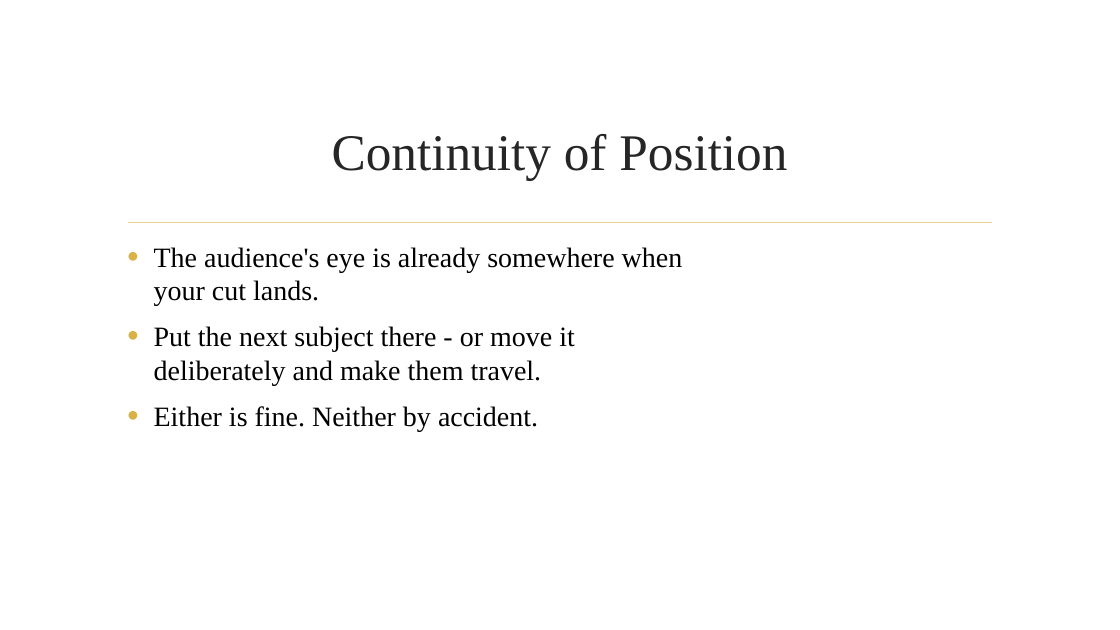
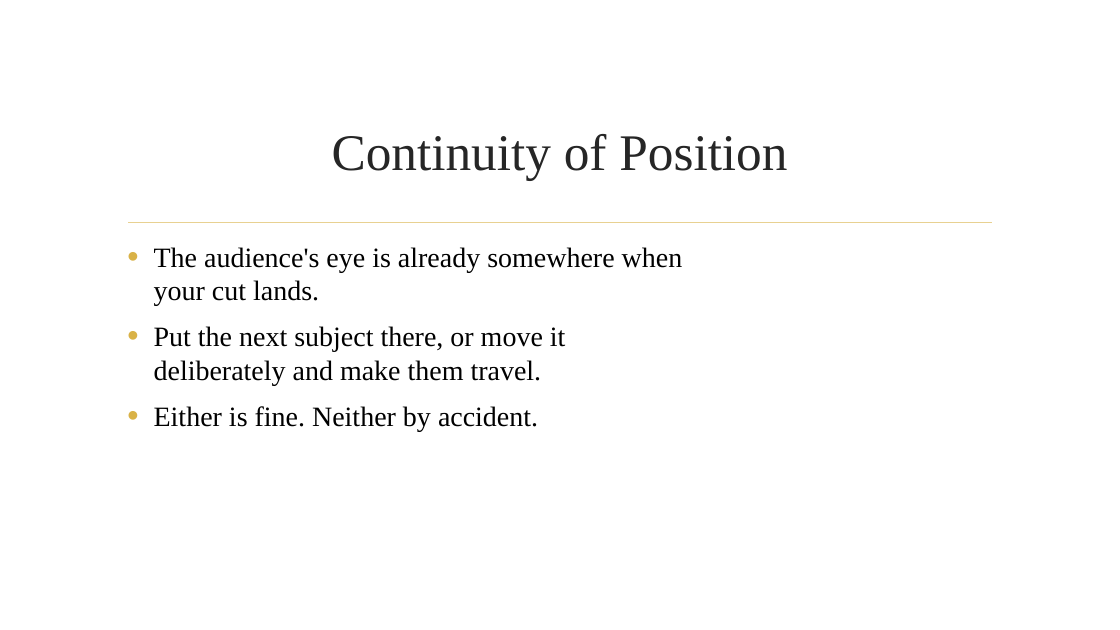
Before and after one commit to dcoes/Classes, a slide deck: slide 20 of Storyboarding/NewLectures/08b_Continuity_The_Cut.pptx. Drawn at 1120x630 pixels with LibreOffice and Linux fonts; fonts in the diff are those of the drawing; background and template pictures are left out. Boxes give left, top, right and bottom in pixels: in the first picture for what was removed or moved away, otherwise in the second. Text is boxed around its words. In the diff, an @@ line names an element or a change of style, - is before the commit and + after.

```diff
--- a/Storyboarding/NewLectures/08b_Continuity_The_Cut.pptx
+++ b/Storyboarding/NewLectures/08b_Continuity_The_Cut.pptx
@@ text at bbox=[154, 326, 566, 386]: text changed @@
-• Put the next subject there - or move it deliberately and make them travel.
+• Put the next subject there, or move it deliberately and make them travel.
```
Also in this commit, not shown: 9 other slides changed, 21 other files.
